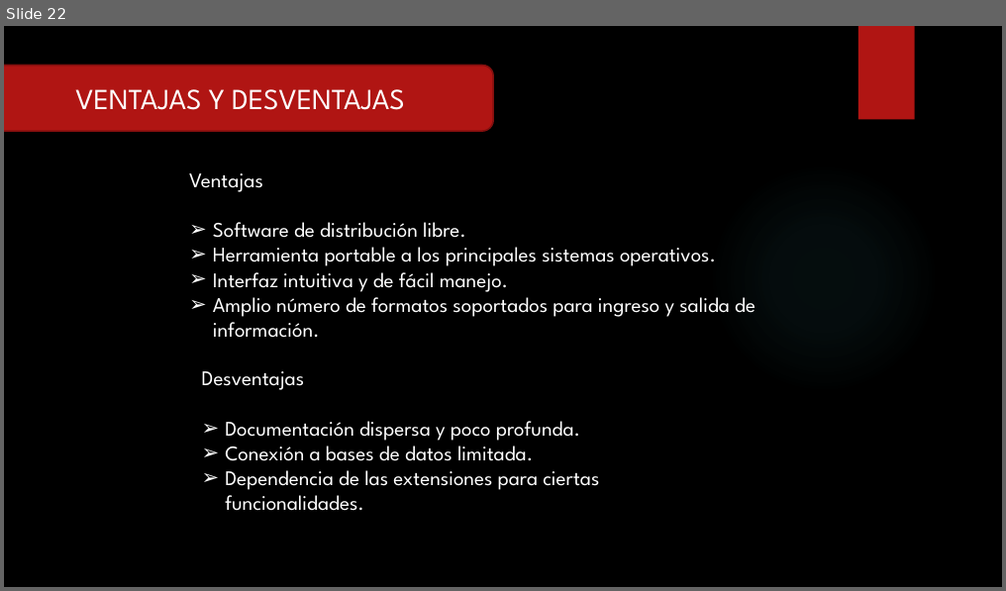
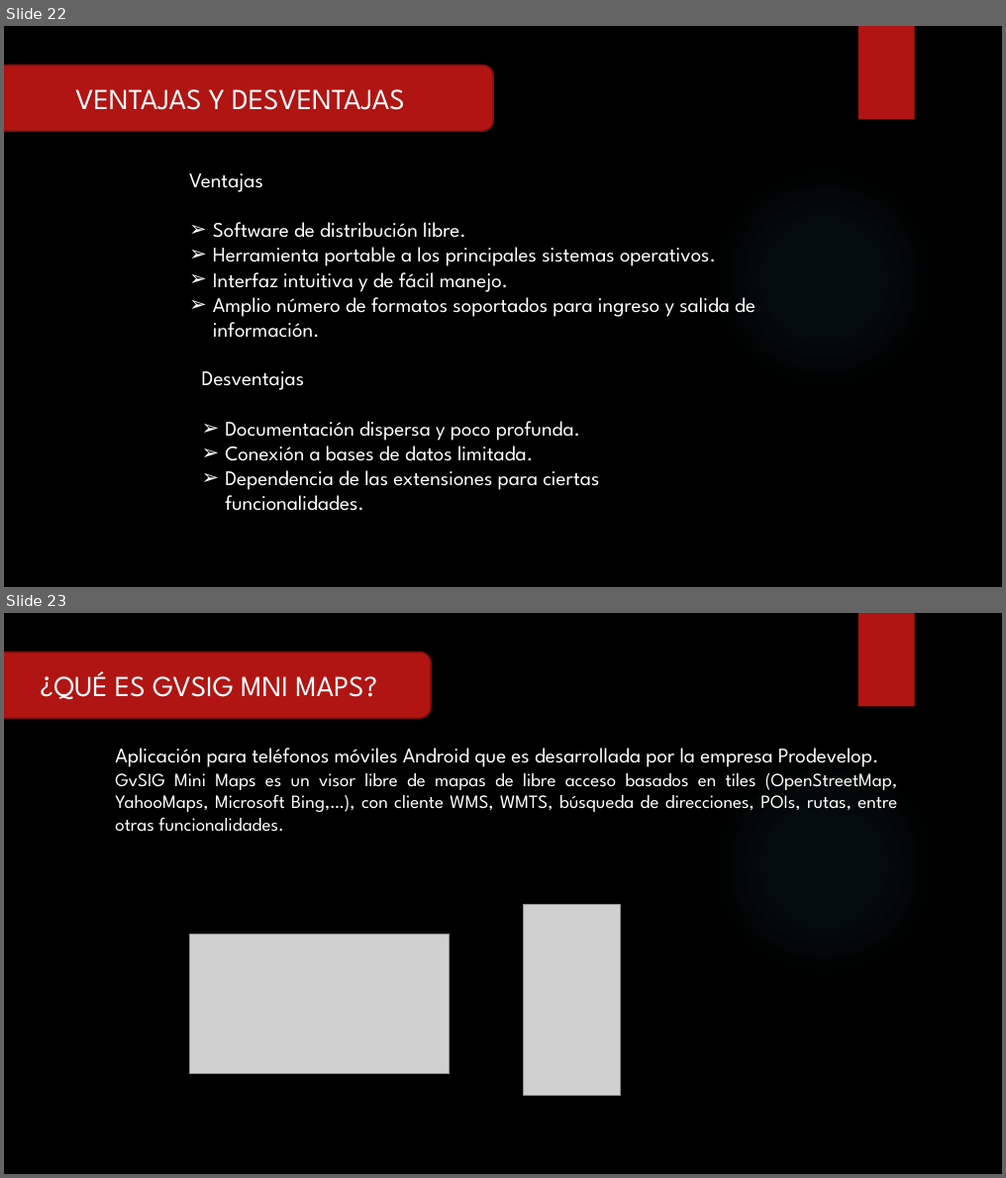
Before and after one commit to RFray/gvSIG, a slide deck: Expo-gvSIG.pptx. Shown one above the other, each under a label of ours: slide 22 before the commit, slides 22 and 23 after it. The pictures are 1006x591 and 1006x1178 pixels, drawn with LibreOffice and Linux fonts; fonts in the diff are those of the drawing; grey boxes stand for pictures; background and template pictures are left out. Boxes give left, top, right and bottom in pixels: in the first picture for what was removed or moved away, otherwise in the second. Text is boxed around its words. In the diff, an @@ line names an element or a change of style, - is before the commit and + after.

```diff
--- a/Expo-gvSIG.pptx
+++ b/Expo-gvSIG.pptx
@@ slide 23 added at (4, 613, 1002, 1174), background picture (left out); not listed: 2 template elements that a slide beside it also shows @@
@@ rounded rectangle added at (4, 652, 432, 718), fill #B01513, outline #82100E 1.5 pt, 28 pt, text #FFFFFF @@
+¿QUÉ ES GVSIG MNI MAPS?
@@ text added at (115, 748, 897, 832), 18 pt, text #FFFFFF @@
+Aplicación para teléfonos móviles Android que es desarrollada por la empresa Prodevelop.
+GvSIG Mini Maps es un visor libre de mapas de libre acceso basados en tiles (OpenStreetMap, YahooMaps, Microsoft Bing,…), con cliente WMS, WMTS, búsqueda de direcciones, POIs, rutas, entre otras funcionalidades.
@@ picture added at (524, 904, 620, 1096) @@
@@ picture added at (190, 935, 450, 1074) @@
```
Also in this commit, not shown: 1 slide changed, 1 other slide added, 1 other file.
